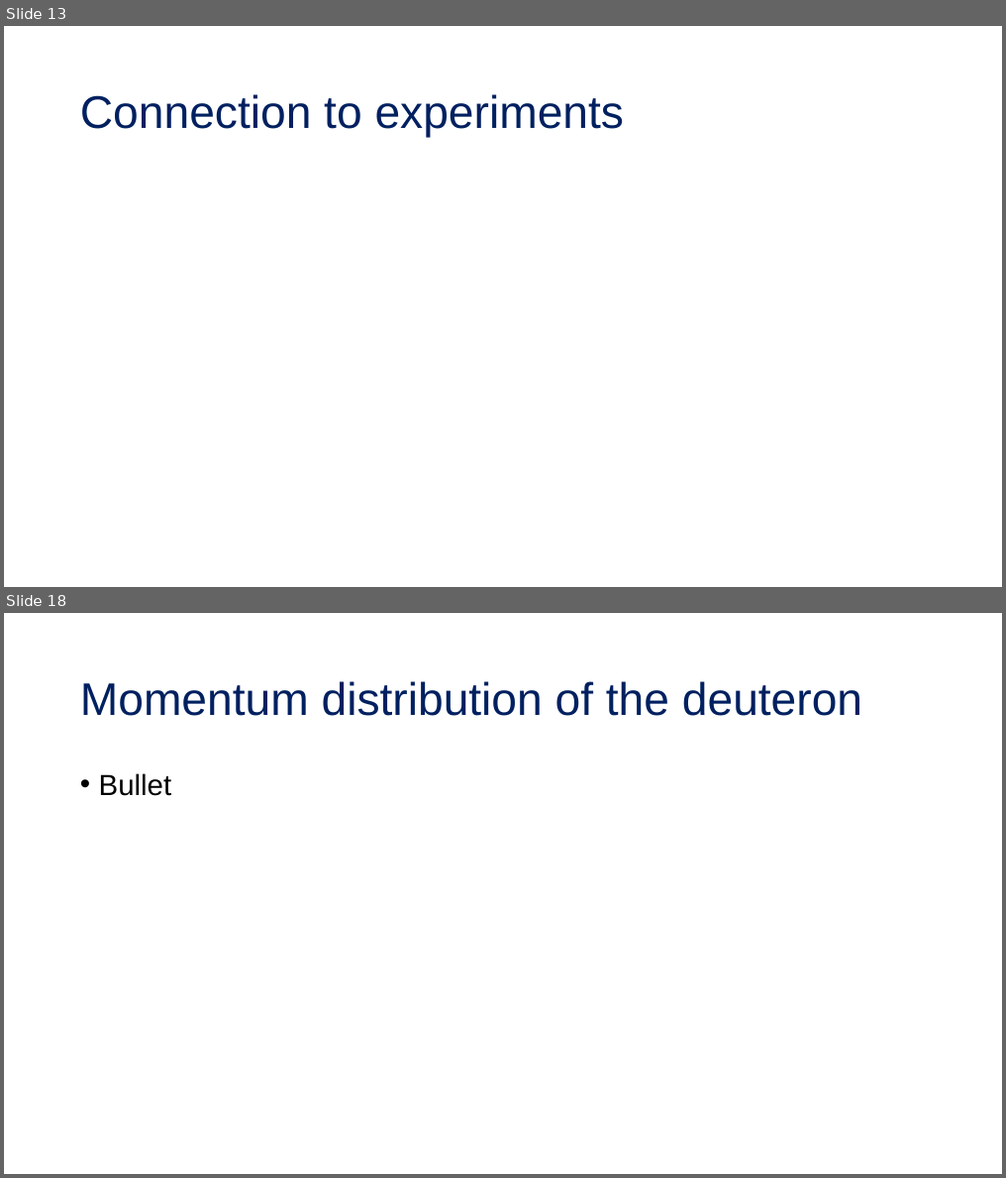
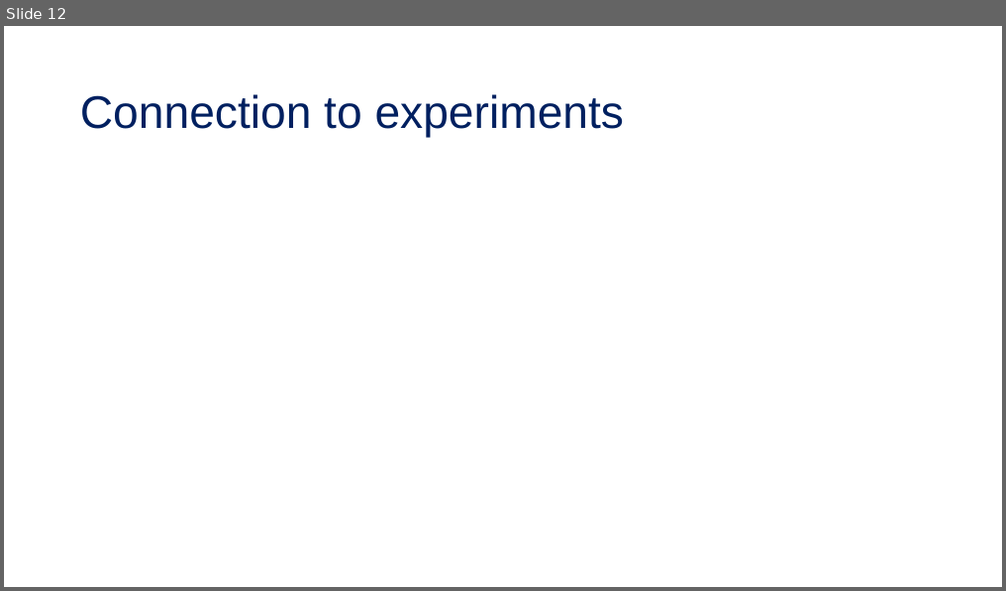
Before and after one commit to tropiano4/tropiano-srg, a slide deck: Presentations/DNP_October2020/tropiano_dnp_october2020.pptx. Shown one above the other, each under a label of ours: slides 13 and 18 before the commit, slide 12 after it; the slides between them are not shown. The pictures are 1006x1178 and 1006x591 pixels, drawn with LibreOffice and Linux fonts; fonts in the diff are those of the drawing; grey boxes stand for pictures. Boxes give left, top, right and bottom in pixels: in the first picture for what was removed or moved away, otherwise in the second. Text is boxed around its words. In the diff, an @@ line names an element or a change of style, - is before the commit and + after.

```diff
--- a/Presentations/DNP_October2020/tropiano_dnp_october2020.pptx
+++ b/Presentations/DNP_October2020/tropiano_dnp_october2020.pptx
@@ slide 18 removed at [4, 613, 1002, 1174], background #FFFFFF @@
@@ title removed at [80, 681, 862, 716] @@
-Momentum distribution of the deuteron
@@ text removed at [99, 773, 171, 796] @@
-• Bullet
@@ what was slide 13 is now slide 12 @@
```
Also in this commit, not shown: 7 slides changed, 12 slides added, 14 other slides removed.
